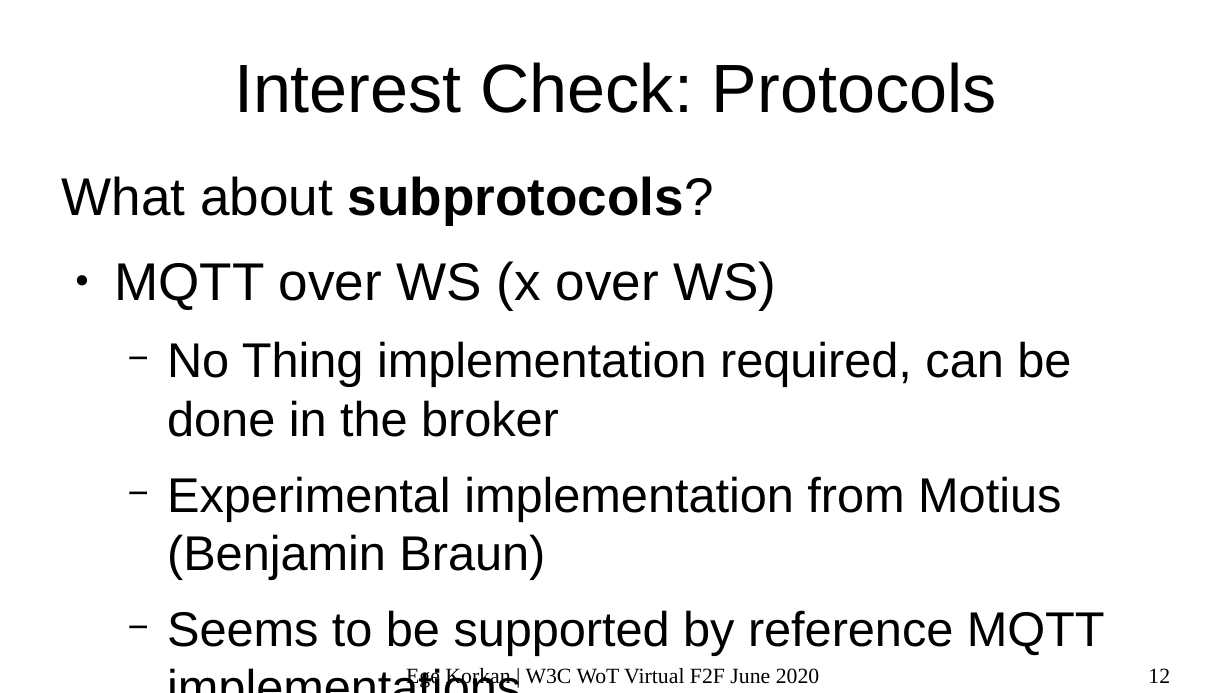
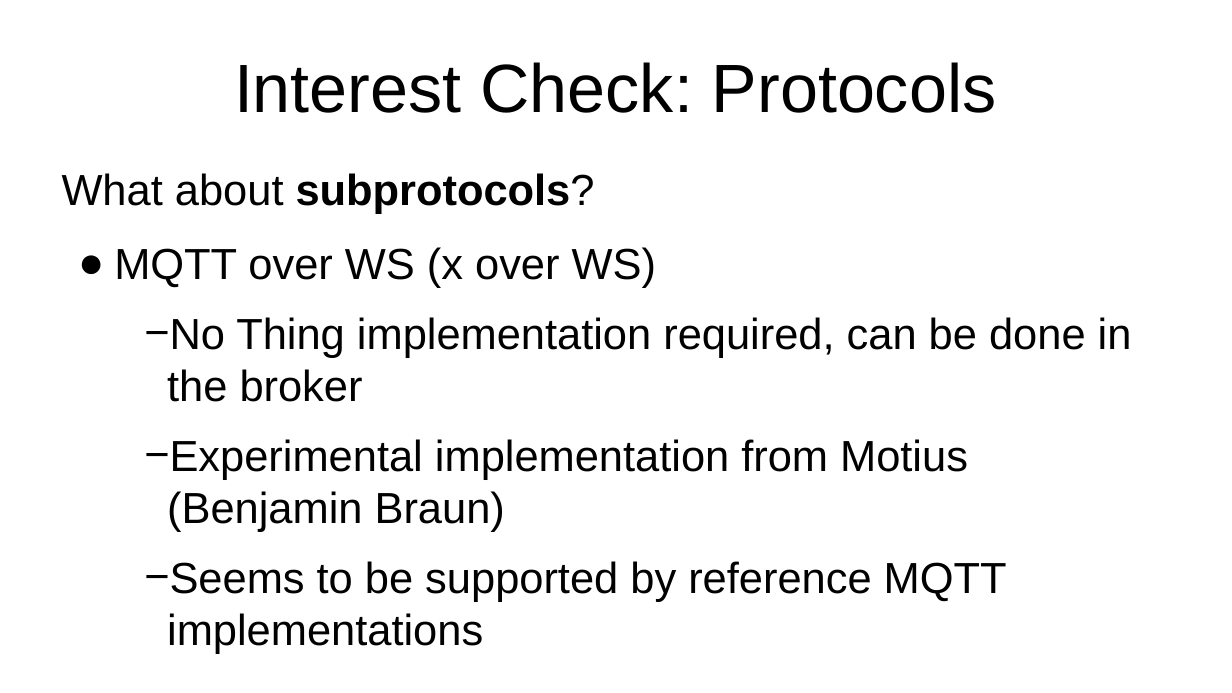
Before and after one commit to w3c/wot, a slide deck: slide 12 of PRESENTATIONS/2020-06-online-f2f/2020-06_WoT-Bindings.odp. Drawn at 1232x693 pixels with LibreOffice and Linux fonts; fonts in the diff are those of the drawing. Boxes give left, top, right and bottom in pixels: in the first picture for what was removed or moved away, otherwise in the second. Text is boxed around its words. In the diff, an @@ line names an element or a change of style, - is before the commit and + after.

```diff
--- a/PRESENTATIONS/2020-06-online-f2f/2020-06_WoT-Bindings.odp
+++ b/PRESENTATIONS/2020-06-online-f2f/2020-06_WoT-Bindings.odp
@@ text "What about subprotocols?" at <box>62,173,1132,654</box>: size 34.2 to 28 pt in "What about subprotocols?", "MQTT over WS (x over WS)"; size 31.4 to 28 pt in "No Thing implementation required, can be done ...", "Experimental implementation from Motius (Benjamin Braun)", "Seems to be supported by reference MQTT ..."; less space between paragraphs; indent changed @@
@@ text removed at <box>406,666,820,688</box> @@
-Ege Korkan | W3C WoT Virtual F2F June 2020
@@ page number removed at <box>1148,668,1170,683</box> @@
-12
```
Also in this commit, not shown: 13 other slides changed, 2 slides added, 1 slide removed, 1 other file.
